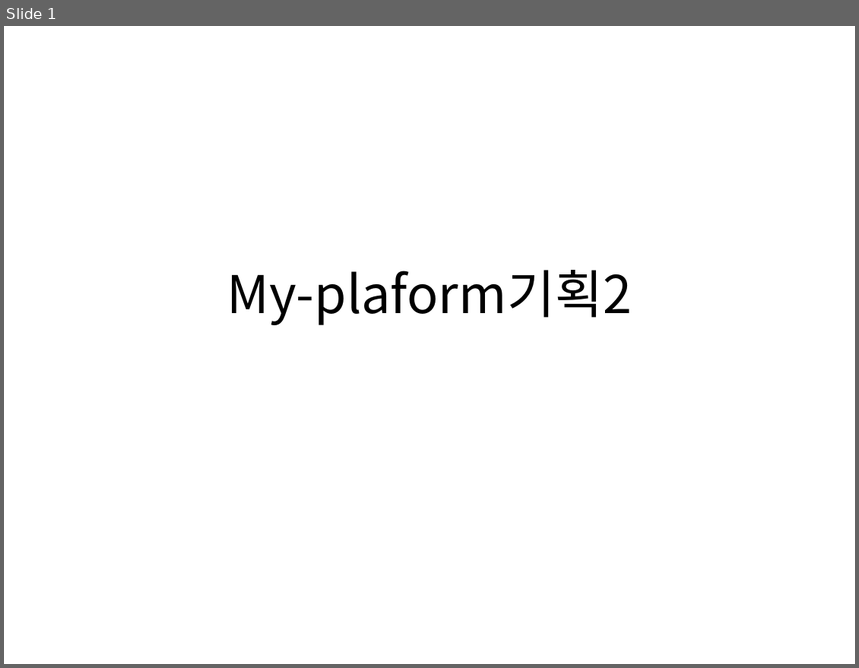
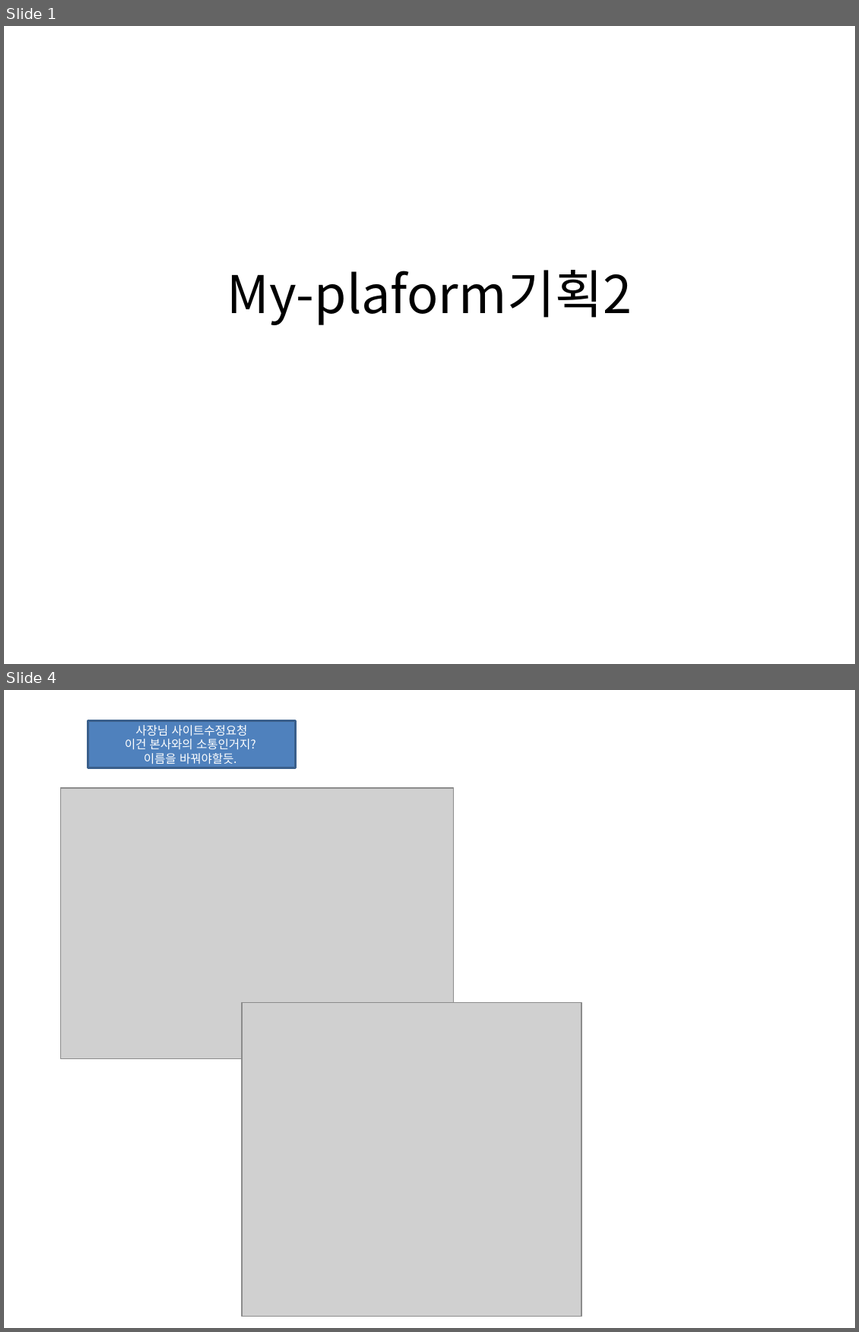
Before and after one commit to oksusoo1/homepageDev, a slide deck: My-plaform기획2.pptx. Shown one above the other, each under a label of ours: slide 1 before the commit, slides 1 and 4 after it; the slides between them are not shown. The pictures are 859x668 and 859x1332 pixels, drawn with LibreOffice and Linux fonts; fonts in the diff are those of the drawing; grey boxes stand for pictures. Boxes give left, top, right and bottom in pixels: in the first picture for what was removed or moved away, otherwise in the second. Text is boxed around its words. In the diff, an @@ line names an element or a change of style, - is before the commit and + after.

```diff
--- a/My-plaform기획2.pptx
+++ b/My-plaform기획2.pptx
@@ slide 4 added at (4,690,855,1328), background #FFFFFF @@
@@ rectangle added at (88,720,295,768), fill #4F81BD, outline #3A5F8C 2 pt, 10 pt, text #FFFFFF @@
+사장님 사이트수정요청
+이건 본사와의 소통인거지?
+이름을 바꿔야할듯.
@@ picture added at (61,788,453,1059) @@
@@ picture added at (243,1002,582,1316) @@
```
Also in this commit, not shown: 7 other slides added.
